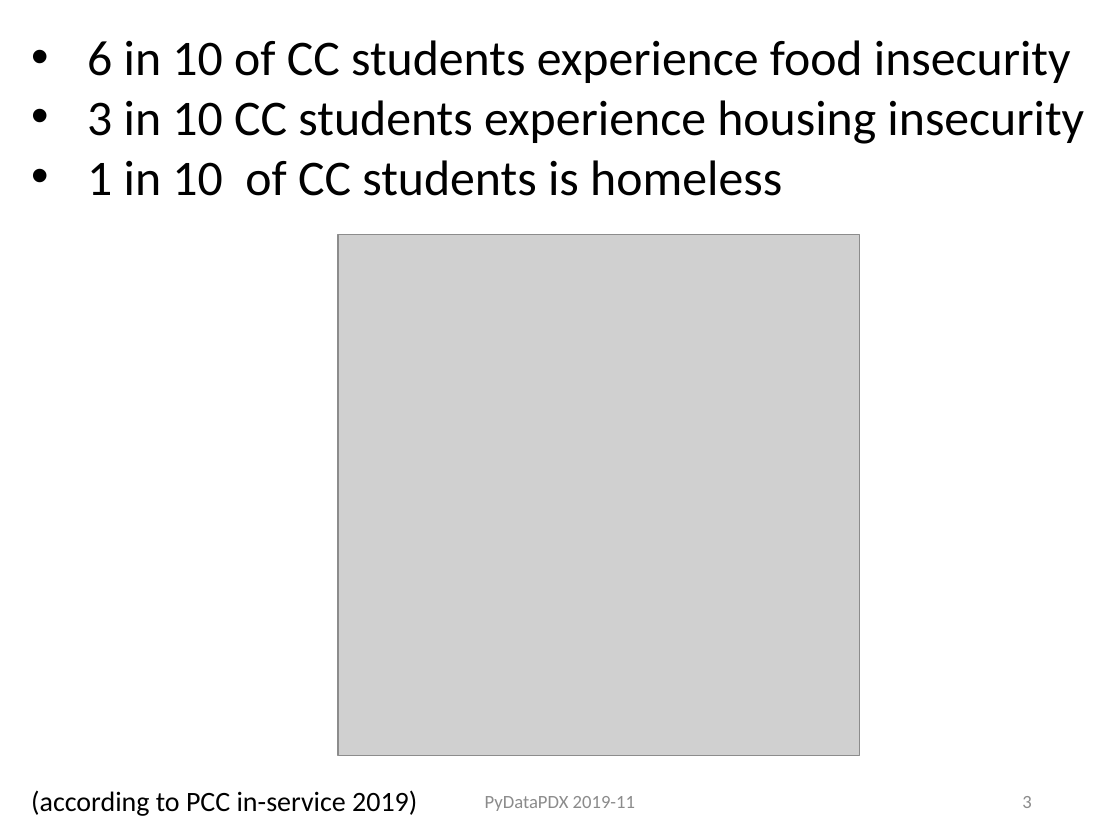
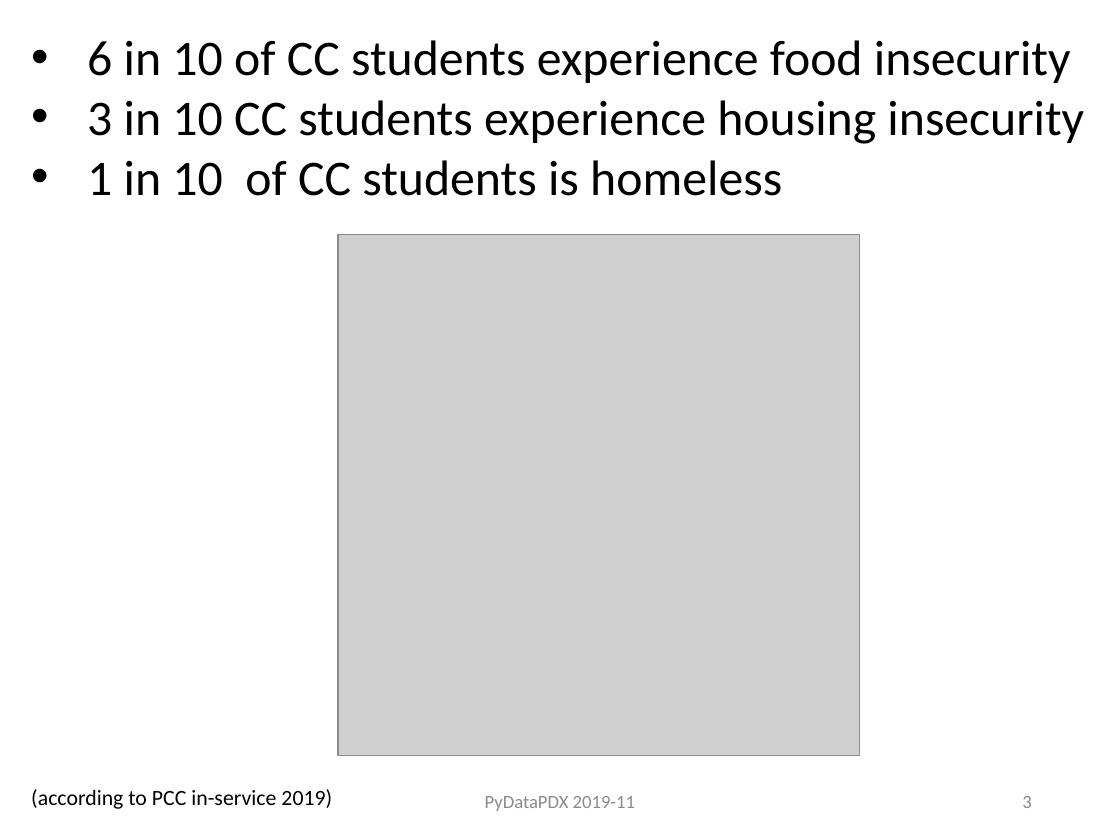
Before and after one commit to ProfessorKazarinoff/PyDataPDX-2019-11, a slide deck: slide 3 of PeterKazarinoff_PyDataPDX_2019-11.pptx. Drawn at 1120x840 pixels with LibreOffice and Linux fonts; fonts in the diff are those of the drawing; grey boxes stand for pictures. Boxes give left, top, right and bottom in pixels: in the first picture for what was removed or moved away, otherwise in the second. Text is boxed around its words. In the diff, an @@ line names an element or a change of style, - is before the commit and + after.

```diff
--- a/PeterKazarinoff_PyDataPDX_2019-11.pptx
+++ b/PeterKazarinoff_PyDataPDX_2019-11.pptx
@@ text "(according to PCC in-service 2019)" at (x1=31, y1=789, x2=332, y2=809): size 18 to 14 pt @@
```
Also in this commit, not shown: 5 other slides changed, 2 slides added.
